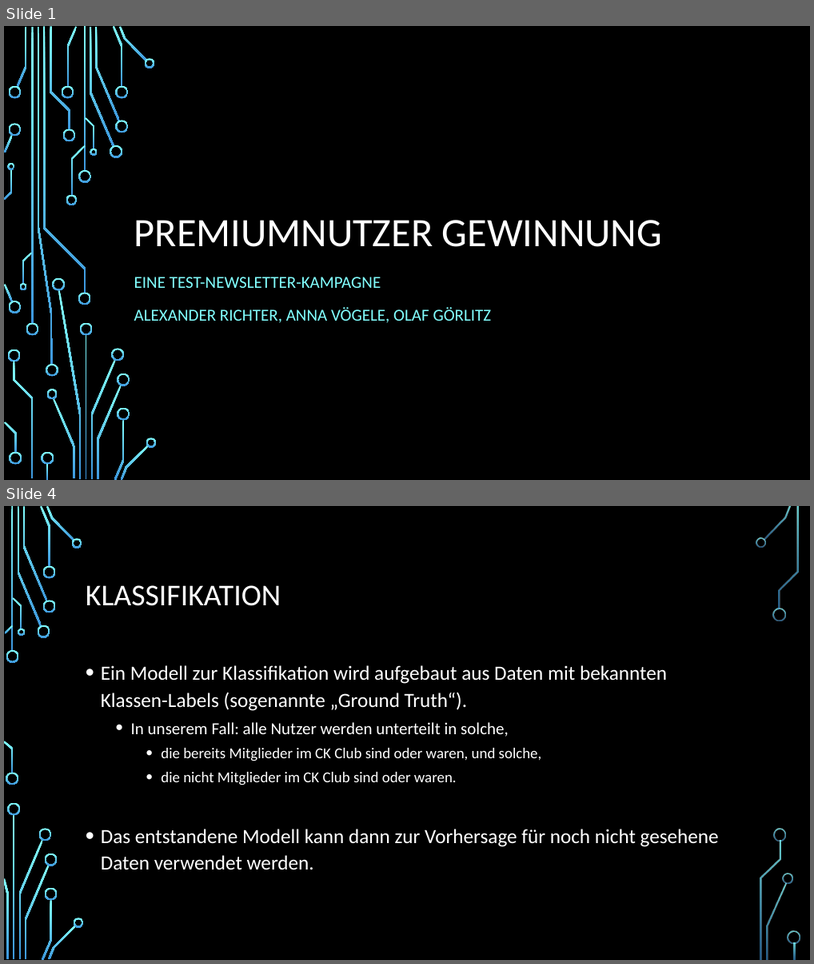
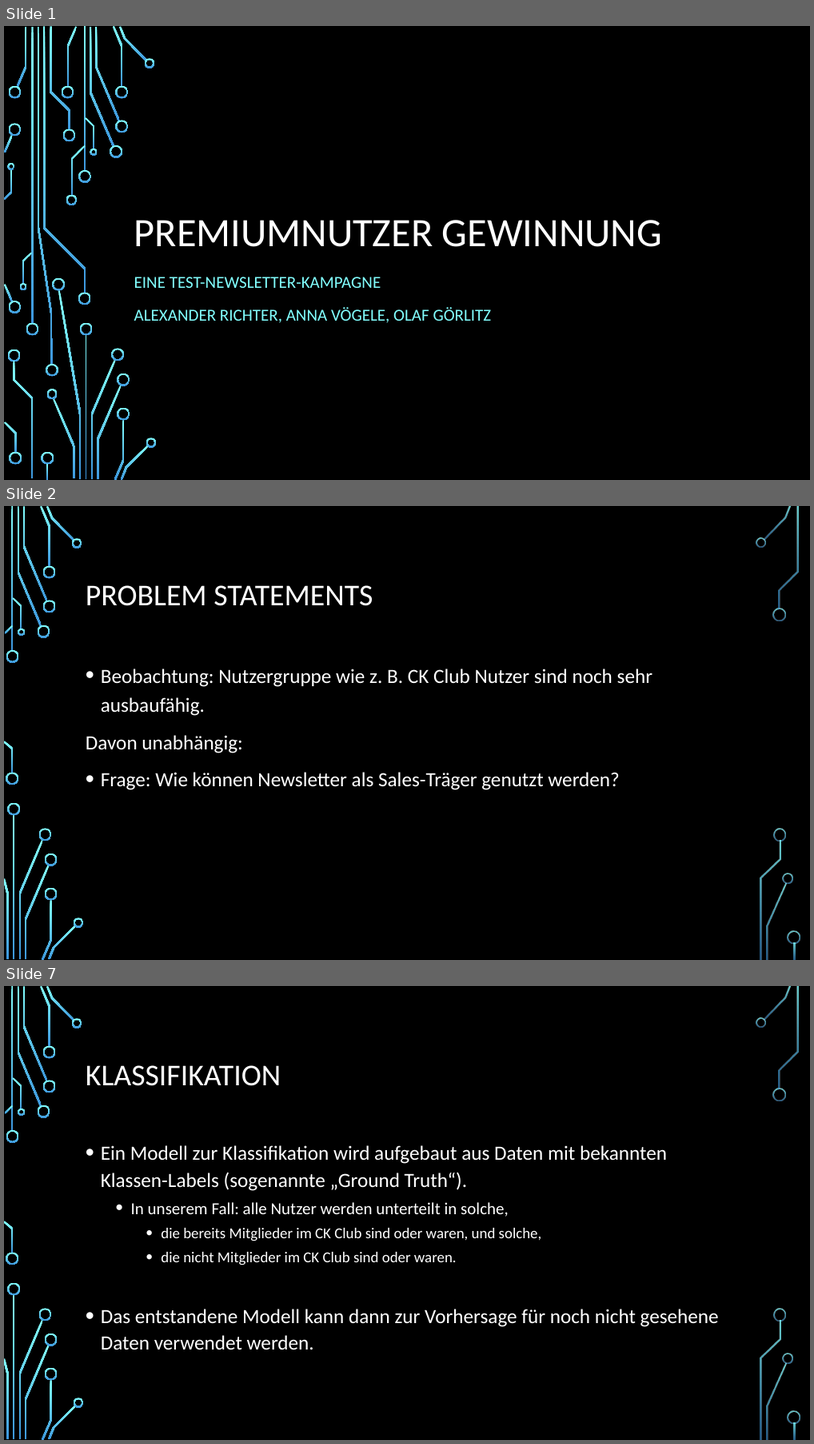
Before and after one commit to anamagvo/Premium-Newsletter-Experiment, a slide deck: Premiumnutzer-Mailing.pptx. Shown one above the other, each under a label of ours: slides 1 and 4 before the commit, slides 1, 2 and 7 after it; the slides between them are not shown. The pictures are 814x964 and 814x1444 pixels, drawn with LibreOffice and Linux fonts; fonts in the diff are those of the drawing; background and template pictures are left out. Boxes give left, top, right and bottom in pixels: in the first picture for what was removed or moved away, otherwise in the second. Text is boxed around its words. In the diff, an @@ line names an element or a change of style, - is before the commit and + after.

```diff
--- a/Premiumnutzer-Mailing.pptx
+++ b/Premiumnutzer-Mailing.pptx
@@ slide 2 added at <box>4,506,810,960</box>, background picture (left out); not listed: 36 template elements that a slide beside it also shows @@
@@ title added at <box>86,585,373,606</box>, 36 pt, text #FFFFFF @@
+PROBLEM STATEMENTS
@@ text added at <box>86,668,653,790</box>, 24 pt, text #FFFFFF @@
+• Beobachtung: Nutzergruppe wie z. B. CK Club Nutzer sind noch sehr ausbaufähig.
+Davon unabhängig:
+• Frage: Wie können Newsletter als Sales-Träger genutzt werden?
@@ what was slide 4 is now slide 7 @@
```
Also in this commit, not shown: 4 slides changed, 2 other slides added.
